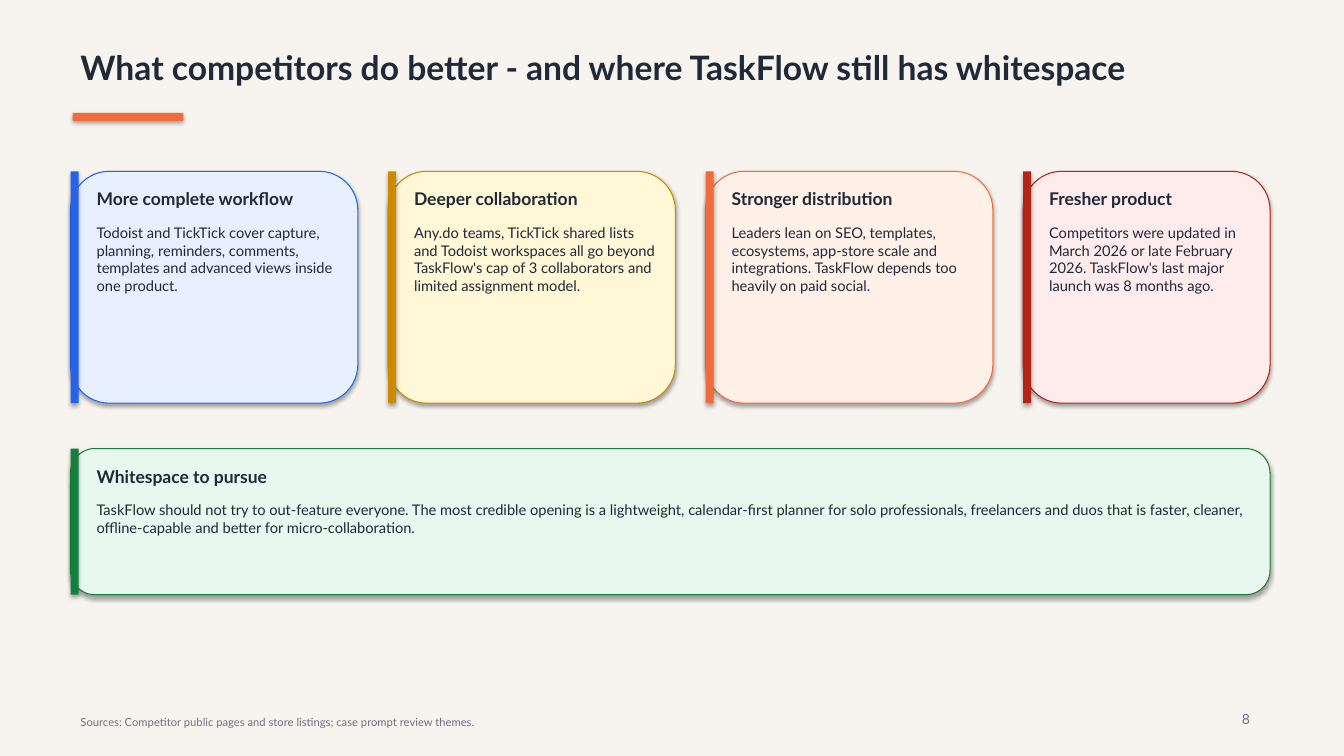
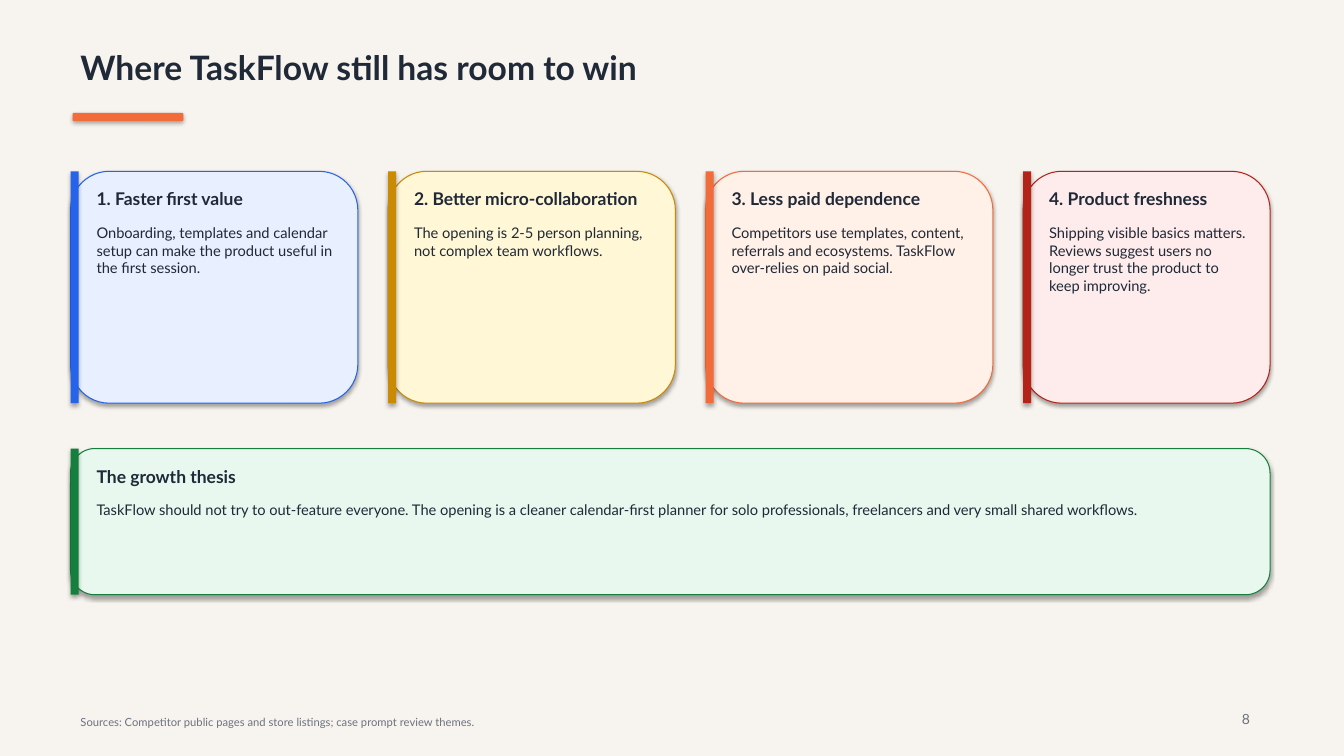
Before and after one commit to TEZv/Genesis-Academy_Strategy-Operations-School-2.0-Case-Task, a slide deck: slide 8 of deliverables/taskflow-case-presentation.pptx. Drawn at 1344x756 pixels with LibreOffice and Linux fonts; fonts in the diff are those of the drawing. Boxes give left, top, right and bottom in pixels: in the first picture for what was removed or moved away, otherwise in the second. Text is boxed around its words. In the diff, an @@ line names an element or a change of style, - is before the commit and + after.

```diff
--- a/deliverables/taskflow-case-presentation.pptx
+++ b/deliverables/taskflow-case-presentation.pptx
@@ text at <box>80,55,636,81</box>: text changed @@
-What competitors do better - and where TaskFlow still has whitespace
+Where TaskFlow still has room to win
@@ text at <box>97,192,242,205</box>: text changed @@
-More complete workflow
+1. Faster first value
@@ text at <box>414,192,637,205</box>: text changed @@
-Deeper collaboration
+2. Better micro-collaboration
@@ text at <box>732,192,920,208</box>: text changed @@
-Stronger distribution
+3. Less paid dependence
@@ text at <box>1049,192,1208,205</box>: text changed @@
-Fresher product
+4. Product freshness
@@ text at <box>97,227,333,273</box>: text changed @@
-Todoist and TickTick cover capture, planning, reminders, comments, templates and advanced views inside one product.
+Onboarding, templates and calendar setup can make the product useful in the first session.
@@ text at <box>414,227,643,259</box>: text changed @@
-Any.do teams, TickTick shared lists and Todoist workspaces all go beyond TaskFlow's cap of 3 collaborators and limited assignment model.
+The opening is 2-5 person planning, not complex team workflows.
@@ text at <box>732,227,964,276</box>: text changed @@
-Leaders lean on SEO, templates, ecosystems, app-store scale and integrations. TaskFlow depends too heavily on paid social.
+Competitors use templates, content, referrals and ecosystems. TaskFlow over-relies on paid social.
@@ text at <box>1049,227,1246,294</box>: text changed @@
-Competitors were updated in March 2026 or late February 2026. TaskFlow's last major launch was 8 months ago.
+Shipping visible basics matters. Reviews suggest users no longer trust the product to keep improving.
@@ text at <box>97,470,235,486</box>: text changed @@
-Whitespace to pursue
+The growth thesis
@@ text at <box>97,504,1137,518</box>: text changed @@
-TaskFlow should not try to out-feature everyone. The most credible opening is a lightweight, calendar-first planner for solo professionals, freelancers and duos that is faster, cleaner, offline-capable and better for micro-collaboration.
+TaskFlow should not try to out-feature everyone. The opening is a cleaner calendar-first planner for solo professionals, freelancers and very small shared workflows.
```
Also in this commit, not shown: 12 other slides changed, 1 slide added, 1 slide removed, 2 other files.
